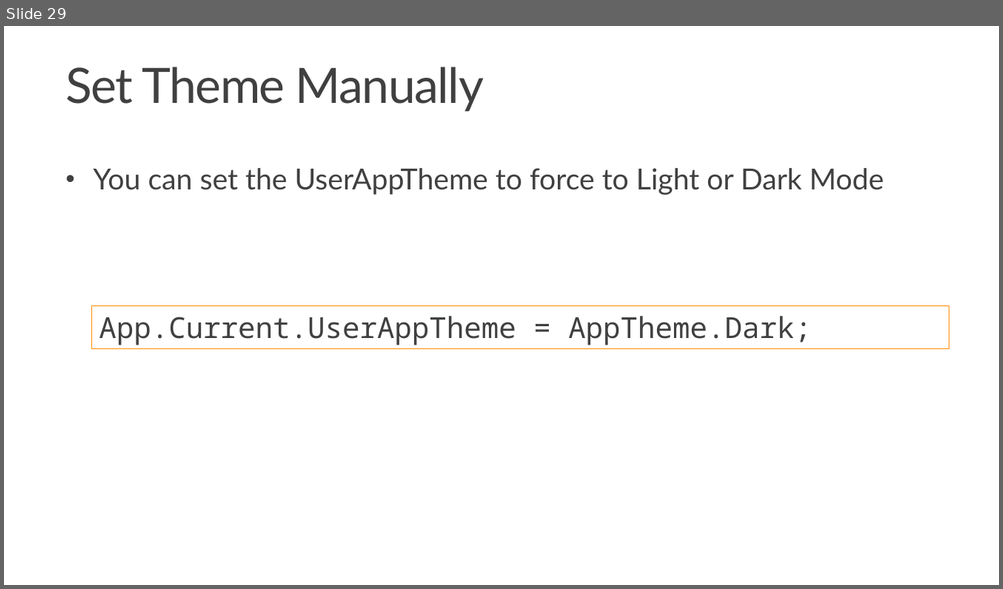
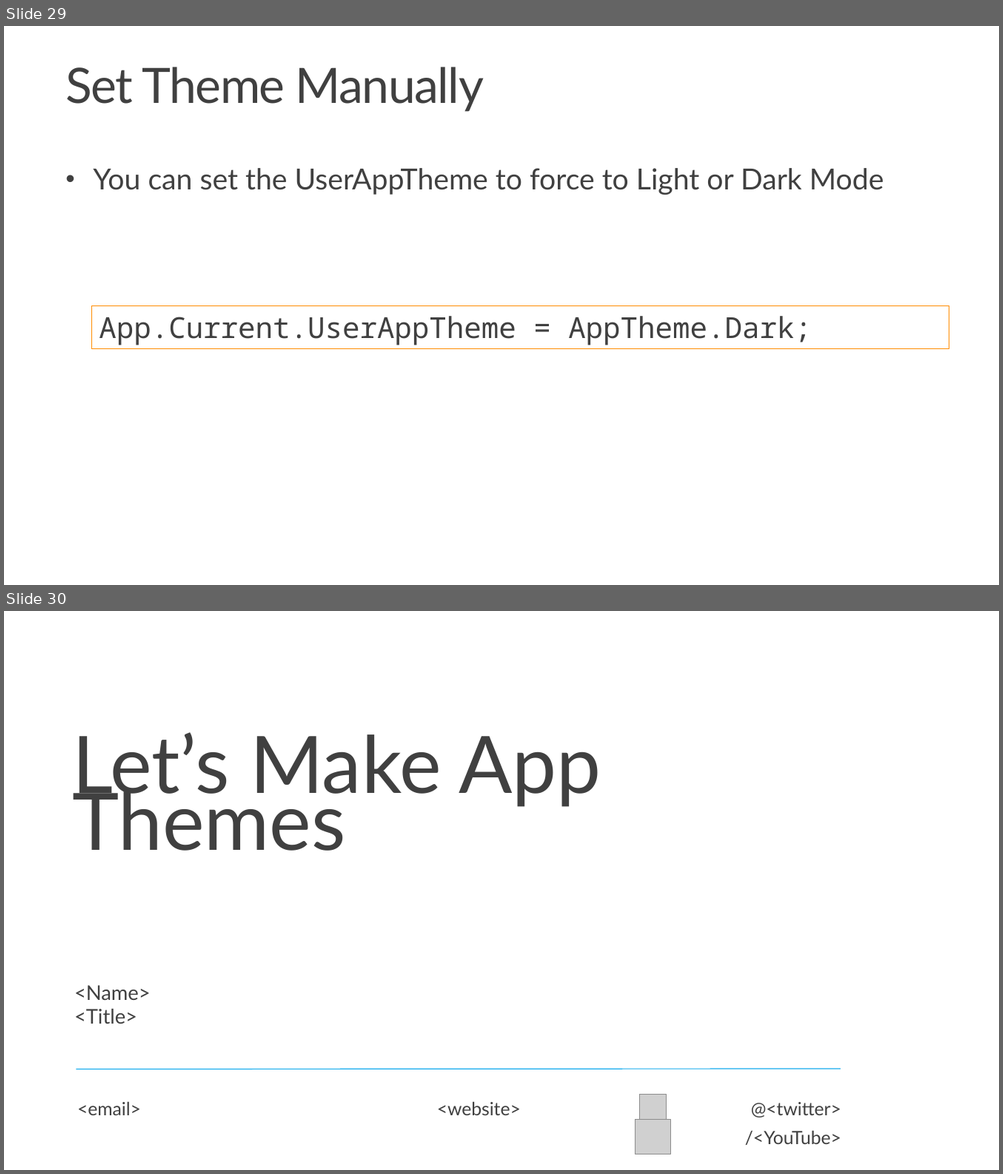
Before and after one commit to dotnet-presentations/dotnet-maui-workshop, a slide deck: Slides/Workshop6 - App Themes.pptx. Shown one above the other, each under a label of ours: slide 29 before the commit, slides 29 and 30 after it. The pictures are 1003x589 and 1003x1174 pixels, drawn with LibreOffice and Linux fonts; fonts in the diff are those of the drawing; grey boxes stand for pictures; background and template pictures are left out. Boxes give left, top, right and bottom in pixels: in the first picture for what was removed or moved away, otherwise in the second. Text is boxed around its words. In the diff, an @@ line names an element or a change of style, - is before the commit and + after.

```diff
--- a/Slides/Workshop6 - App Themes.pptx
+++ b/Slides/Workshop6 - App Themes.pptx
@@ slide 30 added at (4, 611, 999, 1170), background #FFFFFF @@
@@ text added at (72, 732, 601, 851), 76.5 pt, text #404040 @@
+Let’s Make App Themes
@@ text added at (74, 985, 151, 1024), 19.6 pt, text #404040 @@
+<Name>
+<Title>
@@ line added from (77, 1070) to (840, 1069), #16ACEE 0.85 pt @@
@@ picture added at (640, 1094, 666, 1122) @@
@@ text added at (77, 1102, 141, 1116), 17.6 pt, text #404040 @@
+<email>
@@ text added at (437, 1102, 521, 1116), 17.6 pt, text #404040 @@
+<website>
@@ picture added at (635, 1120, 670, 1155) @@
@@ text added at (745, 1102, 841, 1145), 17.6 pt, text #404040 @@
+@<twitter>
+/<YouTube>
```
Also in this commit, not shown: 1 other slide added, 2 slides removed, 5 other files.
